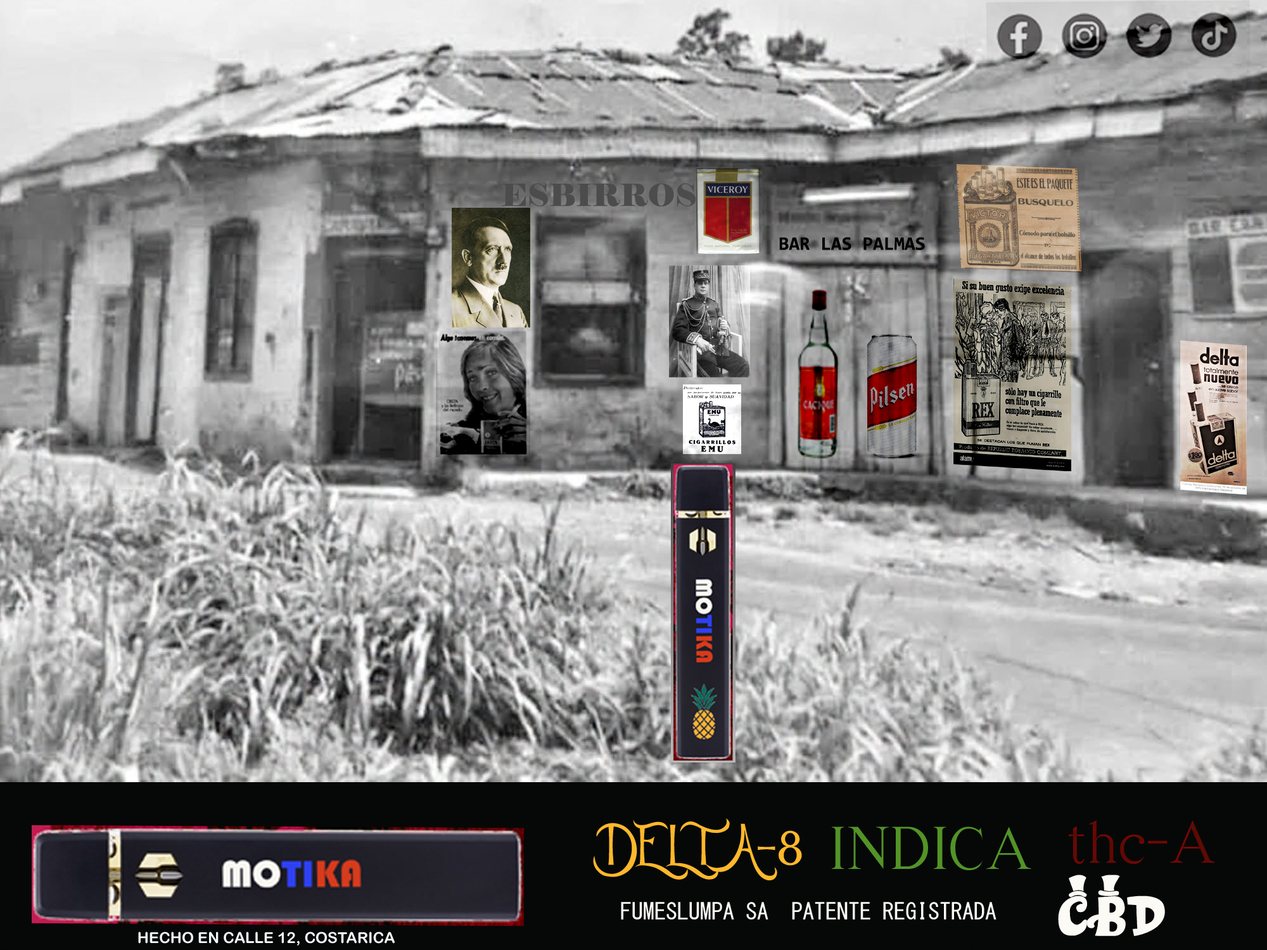
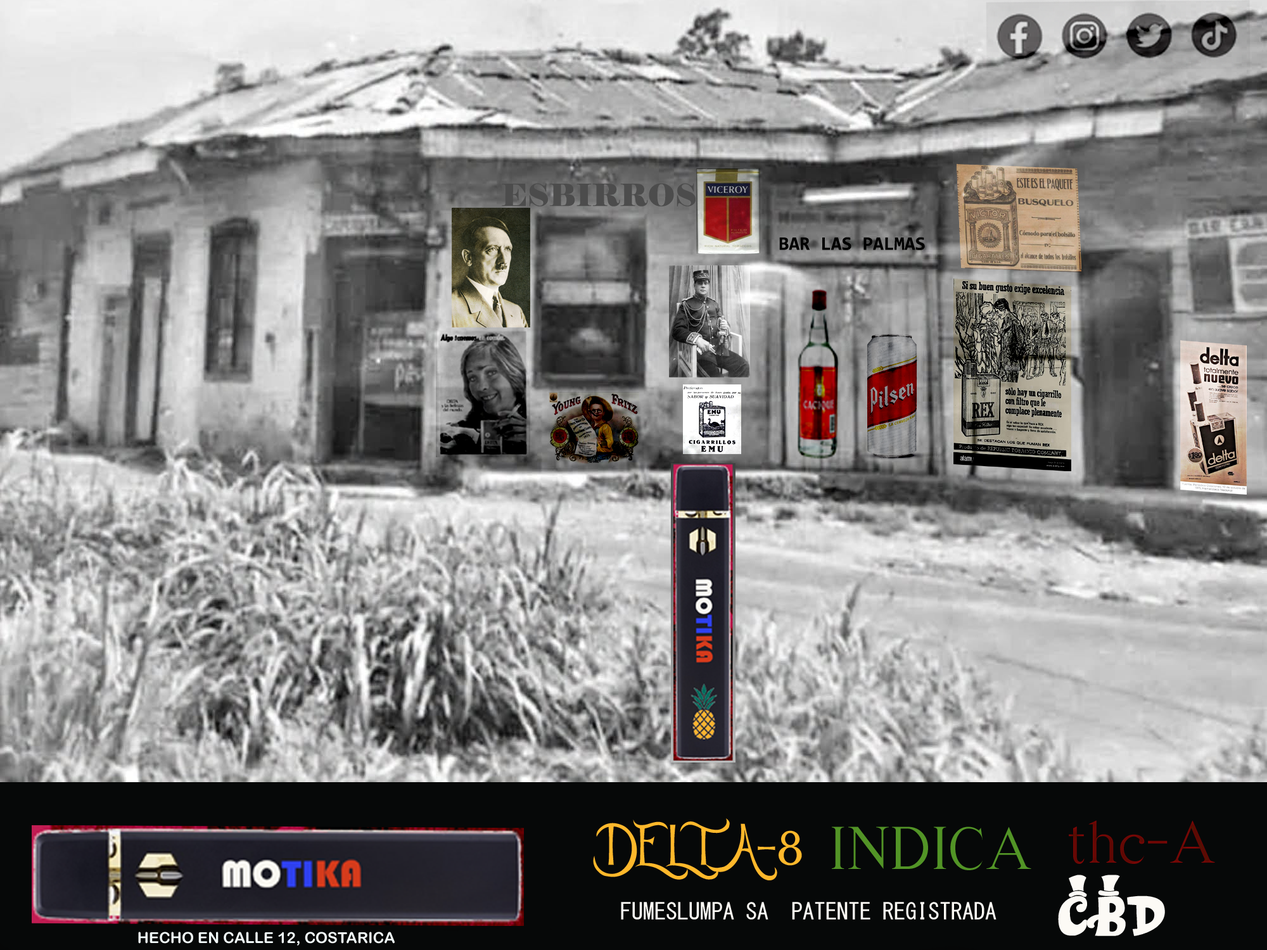
The second (1267, 950) image is a revision of the first. Changes to its layers:
added layer "Layer 26" (linear burn) above "Layer 25" over bbox(548, 392, 640, 464)
